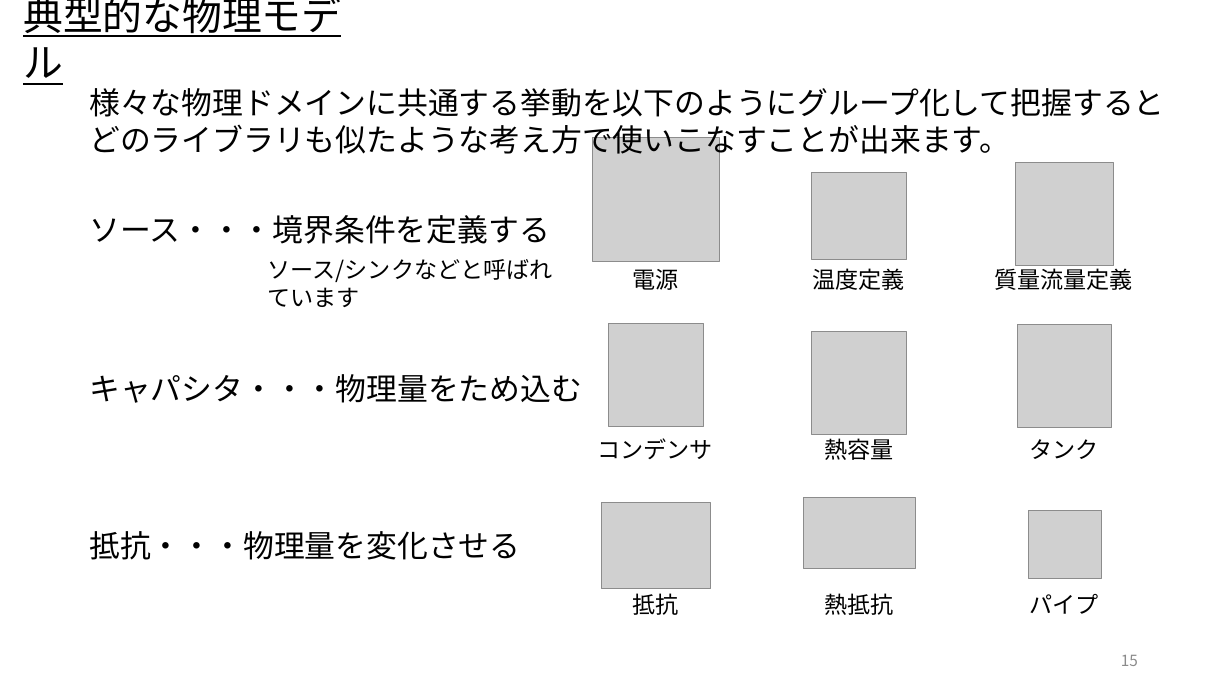
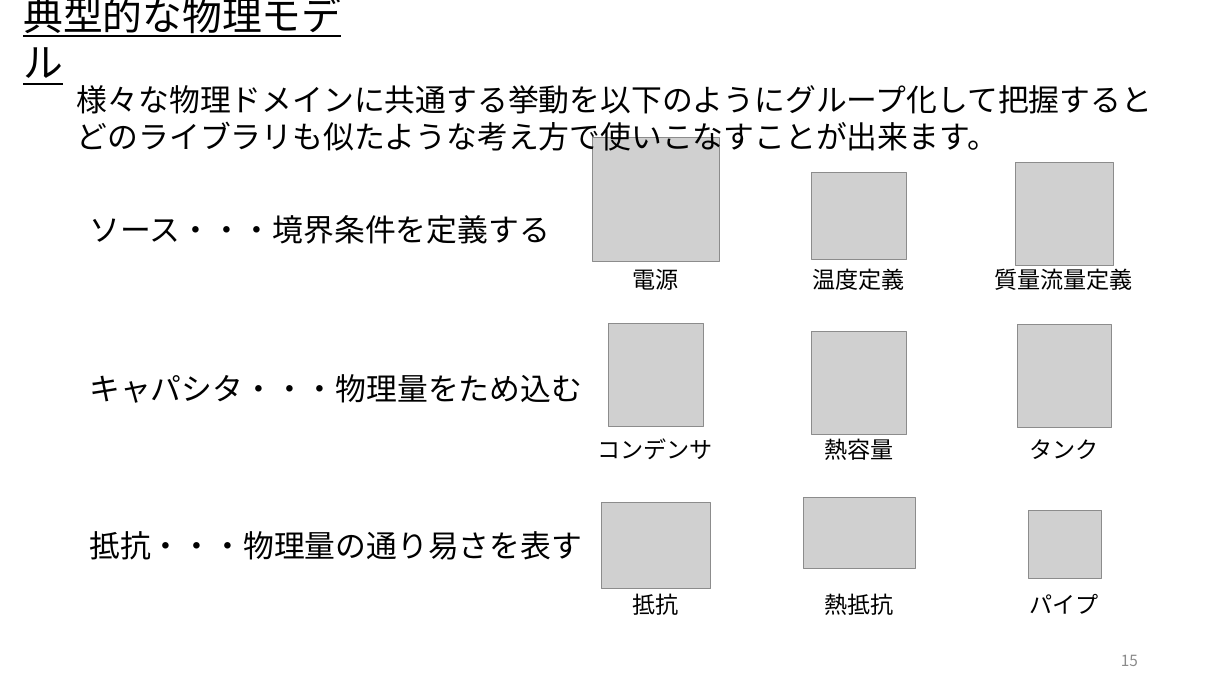
Before and after one commit to UedaShigenori/OpenModelica_Tutorials_Ja, a slide deck: slide 15 of Dev/7_PhysicsDomainModel/OpenModelica_Tutorials_7_PlantModel.pptx. Drawn at 1232x693 pixels with LibreOffice and Linux fonts; fonts in the diff are those of the drawing; grey boxes stand for pictures. Boxes give left, top, right and bottom in pixels: in the first picture for what was removed or moved away, otherwise in the second. Text is boxed around its words. In the diff, an @@ line names an element or a change of style, - is before the commit and + after.

```diff
--- a/Dev/7_PhysicsDomainModel/OpenModelica_Tutorials_7_PlantModel.pptx
+++ b/Dev/7_PhysicsDomainModel/OpenModelica_Tutorials_7_PlantModel.pptx
@@ text "様々な物理ドメインに共通する挙動を以下のようにグループ化して把握するとどのライブラリも似たような考え方で使いこなすことが ...": place and size @@
-text "様々な物理ドメインに共通する挙動を以下のようにグループ化して把握するとどのライブラリも似たような考え方で使いこなすことが ..." at <box>89,88,1164,159</box>
+text "様々な物理ドメインに共通する挙動を以下のようにグループ化して把握するとどのライブラリも似たような考え方で使いこなすことが ..." at <box>77,85,1152,157</box>
@@ text removed at <box>268,259,553,307</box> @@
-ソース/シンクなどと呼ばれています
@@ text at <box>89,531,582,560</box>: text changed @@
-抵抗・・・物理量を変化させる
+抵抗・・・物理量の通り易さを表す
```
Also in this commit, not shown: 8 other slides changed, 3 slides added, 2 slides removed, 1 other file.
